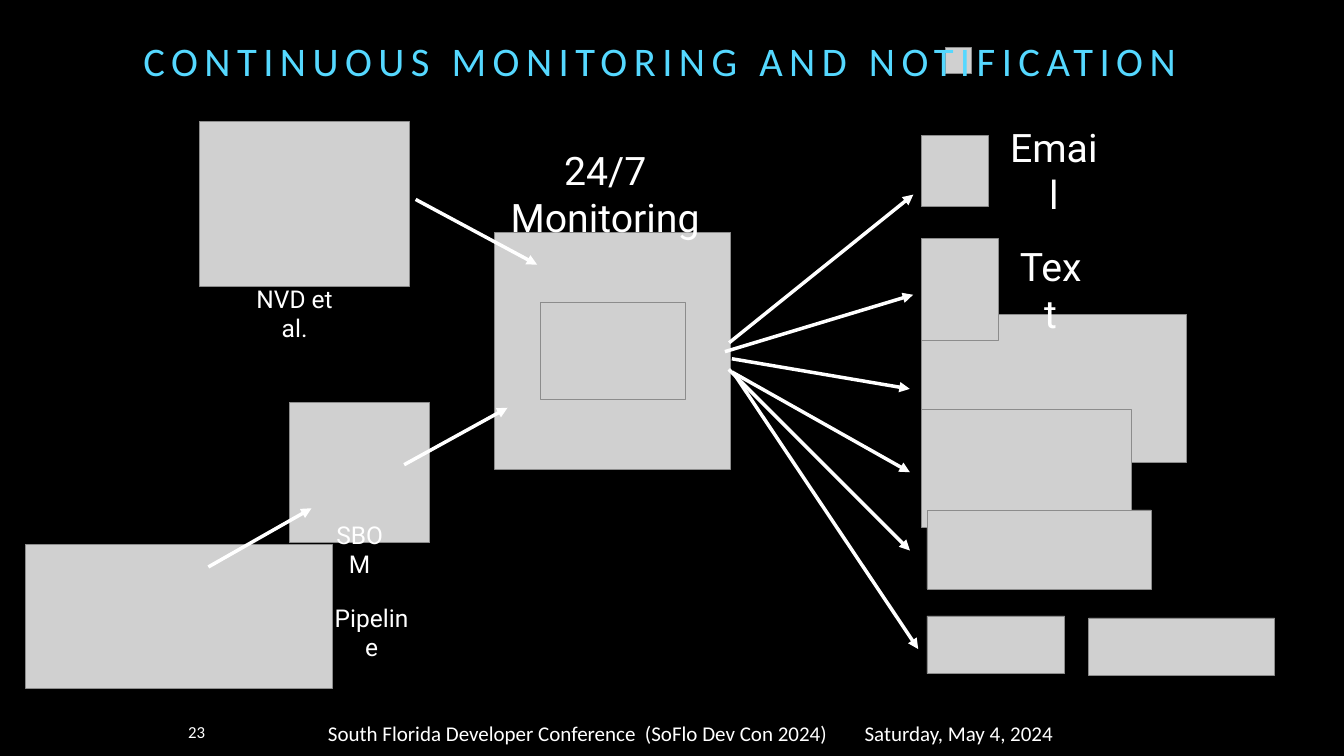
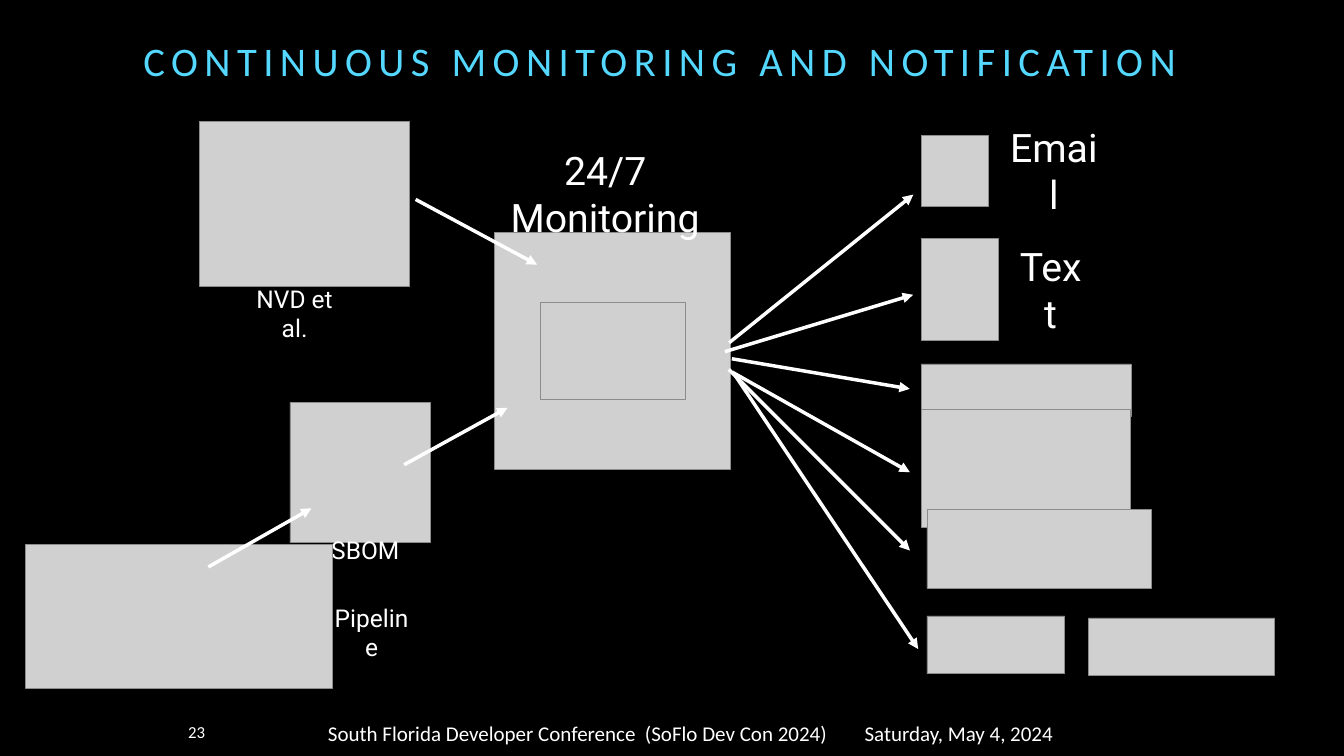
Before and after one commit to alvareze/presentations, a slide deck: slide 23 of 2024-SoFloDevCon/2024-05-04-Software-Composition_Analysis.pptx. Drawn at 1344x756 pixels with LibreOffice and Linux fonts; fonts in the diff are those of the drawing; grey boxes stand for pictures. Boxes give left, top, right and bottom in pixels: in the first picture for what was removed or moved away, otherwise in the second. Text is boxed around its words. In the diff, an @@ line names an element or a change of style, - is before the commit and + after.

```diff
--- a/2024-SoFloDevCon/2024-05-04-Software-Composition_Analysis.pptx
+++ b/2024-SoFloDevCon/2024-05-04-Software-Composition_Analysis.pptx
@@ picture removed at [945,47,972,74] @@
@@ picture removed at [921,314,1186,463] @@
@@ picture added at [921,364,1131,416] @@
@@ text "SBOM" rewrapped from [327,530,393,569] to [331,537,399,565] @@
```
Also in this commit, not shown: 2 other slides changed, 2 other files.
